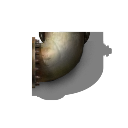
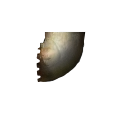
Comparing the layer stacks of the two 128x128 images. Changes:
hid "Layer 1" over [31, 31, 112, 101]
